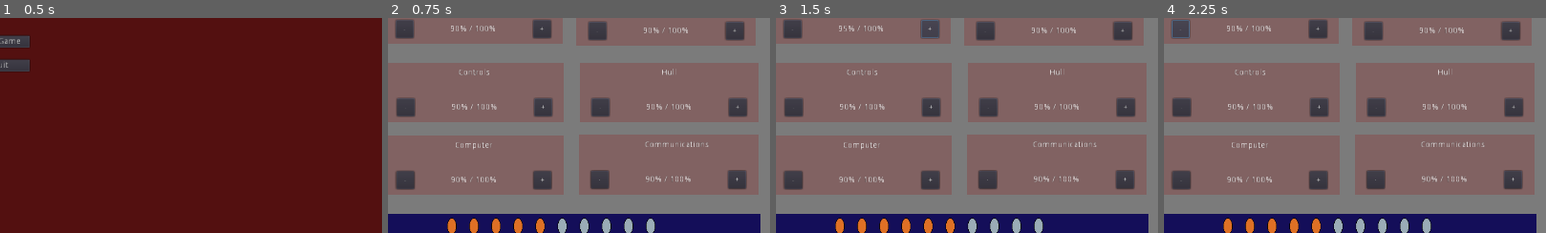
Above: before the commit, frames 1-4 (left to right).
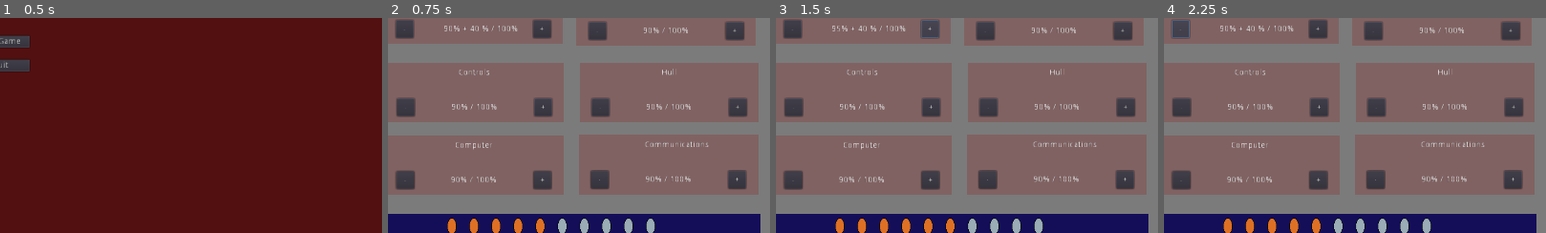
Above: after the commit, the same moments.

Repository: cparlette/alwaystellmetheodds
Game: Godot game, scene res://MainMenu.tscn
Same seed, same stepped clock (60 frames per second), same inputs: the game is played once before the commit and once after it.
Inputs:
- Up to frame 1 (0.5 s): no input
- Up to frame 2 (0.75 s): click "New Game" at 0.5 s
- Up to frame 3 (1.5 s): click "+" at 1.25 s
- Up to frame 4 (2.25 s): click "-" at 2 s
The pictures show only the part of the screen within x 50-100%, y 10-60%; the shares and areas given below are measured in that part.

Frame 1 is identical in both runs. In frame 2, 0.3% of the frame differs, in the area x 14-34%, y 3-7%; in frame 3, 0.3%; in frame 4, 0.3%.

Commit message:
Crew add bonus to their chosen module

Diff:
--- a/Crew.gd
+++ b/Crew.gd
@@ -2,6 +2,18 @@
 
 export(globals.CREW_NAMES) var crewNameInput
 var crewName
+const choices = {
+	0: "Engine",
+	1: "Controls",
+	2: "Computer",
+	3: "Life Support",
+	4: "Hull",
+	5: "Communications"
+}
+
+var crewChoice = 0
+
+signal crew_choice
 
 # Called when the node enters the scene tree for the first time.
 func _ready():
@@ -14,3 +26,8 @@
 	elif crewNameInput == globals.CREW_NAMES.Deb:
 		crewName = "Deb"
 	$NameLabel.text = crewName
+
+
+func _on_Assignment_item_selected(index):
+	crewChoice = index
+	emit_signal("crew_choice")
--- a/Crew.tscn
+++ b/Crew.tscn
@@ -37,3 +37,4 @@
 __meta__ = {
 "_edit_use_anchors_": false
 }
+[connection signal="item_selected" from="Assignment" to="." method="_on_Assignment_item_selected"]
--- a/Game.gd
+++ b/Game.gd
@@ -8,6 +8,9 @@
 	for child in $Modules.get_children():
 		child.connect("module_change", self, "updatePower")
 		child.connect("game_over", self, "gameOver")
+	for person in $Crew.get_children():
+		person.connect("crew_choice", self, "newCrewChoice")
+	newCrewChoice()
 
 
 func _input(event):
@@ -27,7 +30,7 @@
 	globals.roundNumber += 1
 	for module in $Modules.get_children():
 		var randomNumber = rng.randi_range(0,100)
-		if randomNumber > module.percentage:
+		if randomNumber > (module.percentage + module.bonus):
 			# Failure, so cause damage
 			module.causeDamage(5)
 			newText += "ALERT: Module "+module.moduleName+" took 5 damage!\n"
@@ -38,3 +41,13 @@
 
 func gameOver():
 	get_tree().change_scene("GameOver.tscn")
+
+
+func newCrewChoice():
+	for module in $Modules.get_children():
+		module.bonus = 0
+	for person in $Crew.get_children():
+		var changedModule = $Modules.get_child(person.crewChoice)
+		changedModule.bonus += 10
+	for module in $Modules.get_children():
+		module.updateModuleUI()
--- a/Module.gd
+++ b/Module.gd
@@ -5,6 +5,7 @@
 var moduleName = ""
 var changeAmount = 5
 var maxPercentage = 100
+var bonus = 0
 
 signal module_change
 signal game_over
@@ -27,7 +28,10 @@
 	updateModuleUI()
 
 func updateModuleUI():
-	$PercentLabel.text = str(percentage) + "% / " + str(maxPercentage) + "%"
+	if bonus > 0:
+		$PercentLabel.text = str(percentage) + "% + " + str(bonus) + " % / " + str(maxPercentage) + "%"
+	else:
+		$PercentLabel.text = str(percentage) + "% / " + str(maxPercentage) + "%"
 
 func _on_Plus_pressed():
 	if percentage <= (maxPercentage - changeAmount) and globals.shipPowerCurrent < globals.shipPowerMax:
